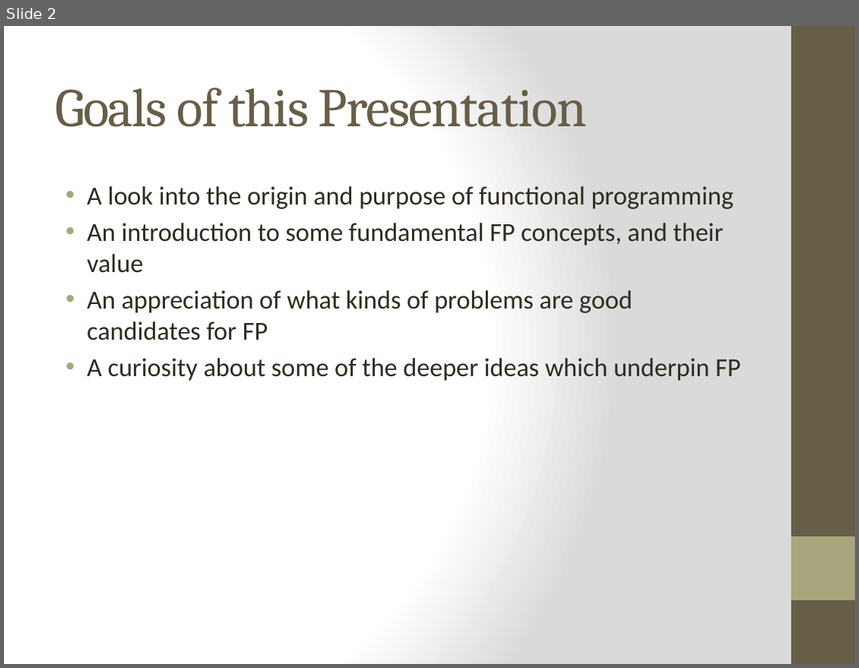
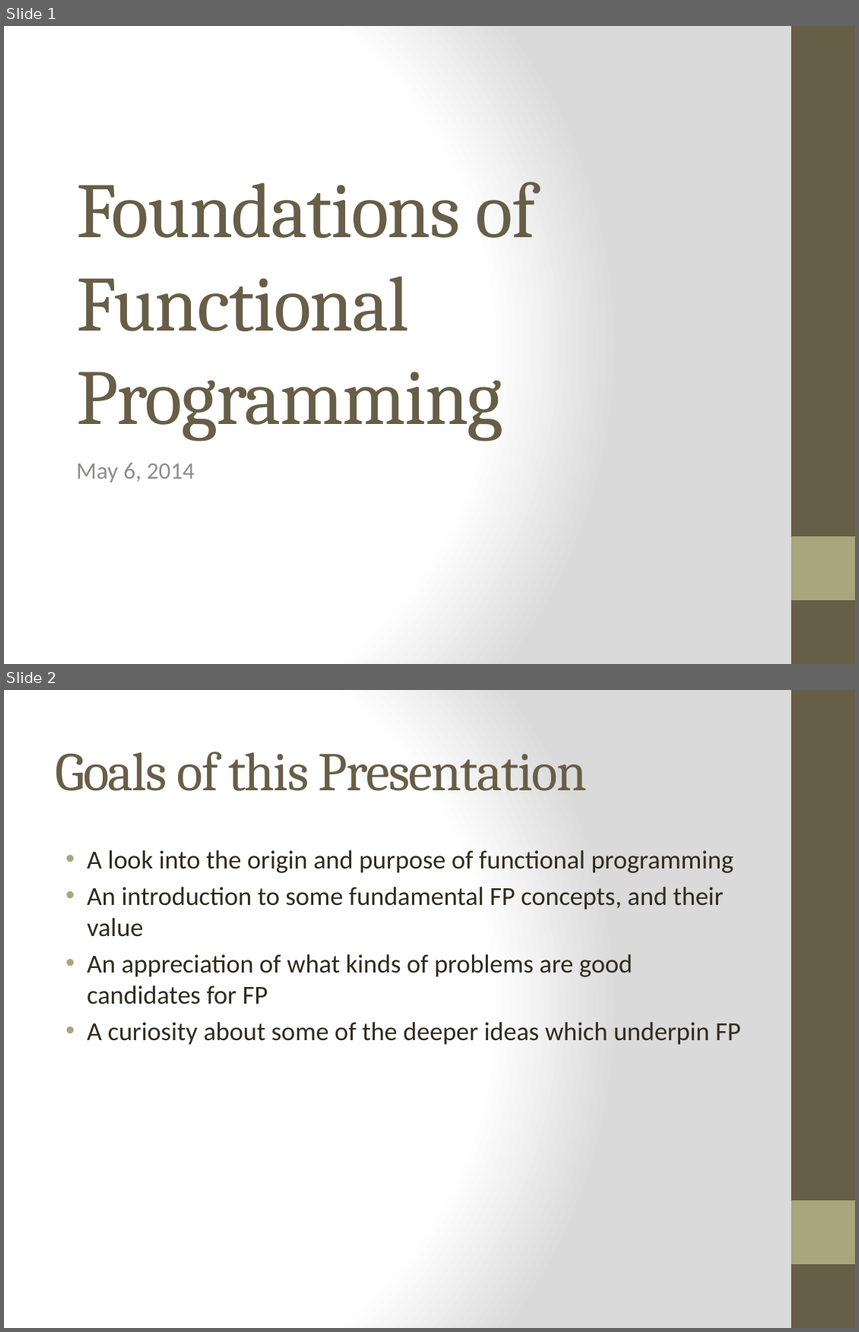
Before and after one commit to bjhartin/FoundationsOfFunctionalProgramming, a slide deck: FoundationsOfFunctionalProgramming.pptx. Shown one above the other, each under a label of ours: slide 2 before the commit, slides 1 and 2 after it. The pictures are 859x668 and 859x1332 pixels, drawn with LibreOffice and Linux fonts; fonts in the diff are those of the drawing. Boxes give left, top, right and bottom in pixels: in the first picture for what was removed or moved away, otherwise in the second. Text is boxed around its words. In the diff, an @@ line names an element or a change of style, - is before the commit and + after.

```diff
--- a/FoundationsOfFunctionalProgramming.pptx
+++ b/FoundationsOfFunctionalProgramming.pptx
@@ slide 1 added at box(4, 26, 855, 664), background gradient #FFFFFF to #DADADA; not listed: 2 template elements that a slide beside it also shows @@
@@ title added at box(76, 182, 536, 441), 66 pt, text #675E47 @@
+Foundations of Functional Programming
@@ subtitle added at box(76, 463, 195, 483), 20 pt, text #8F8F8D @@
+May 6, 2014
```
Also in this commit, not shown: 9 slides changed, 8 other slides added, 2 slides removed, 5 other files.
